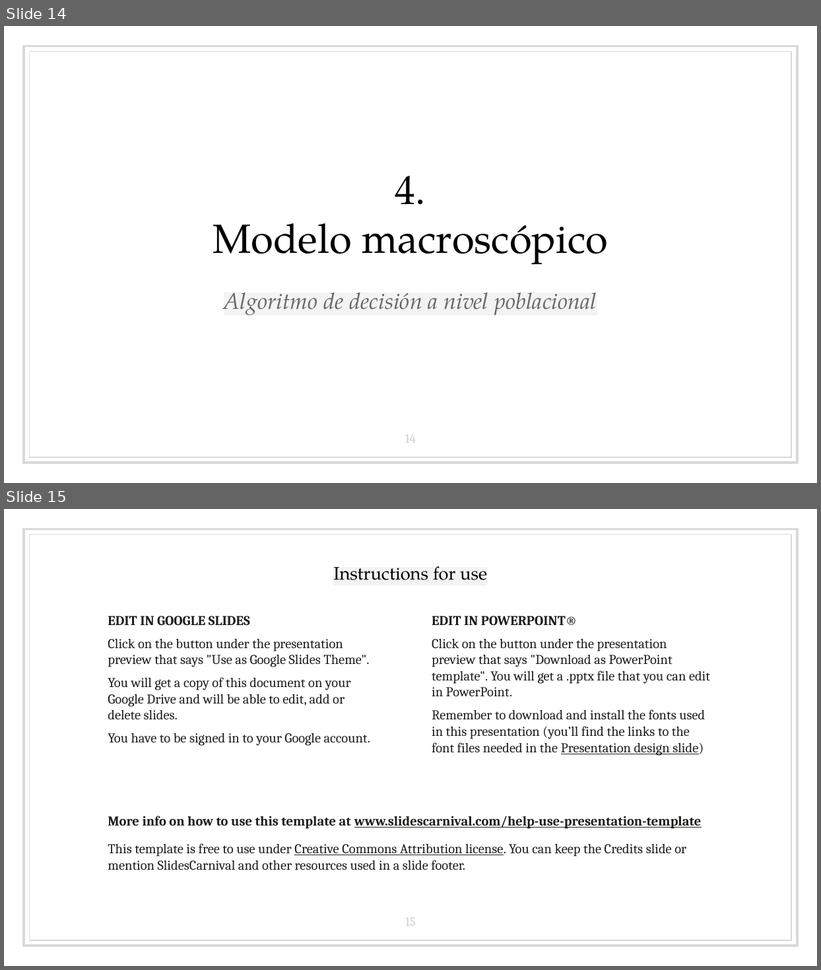
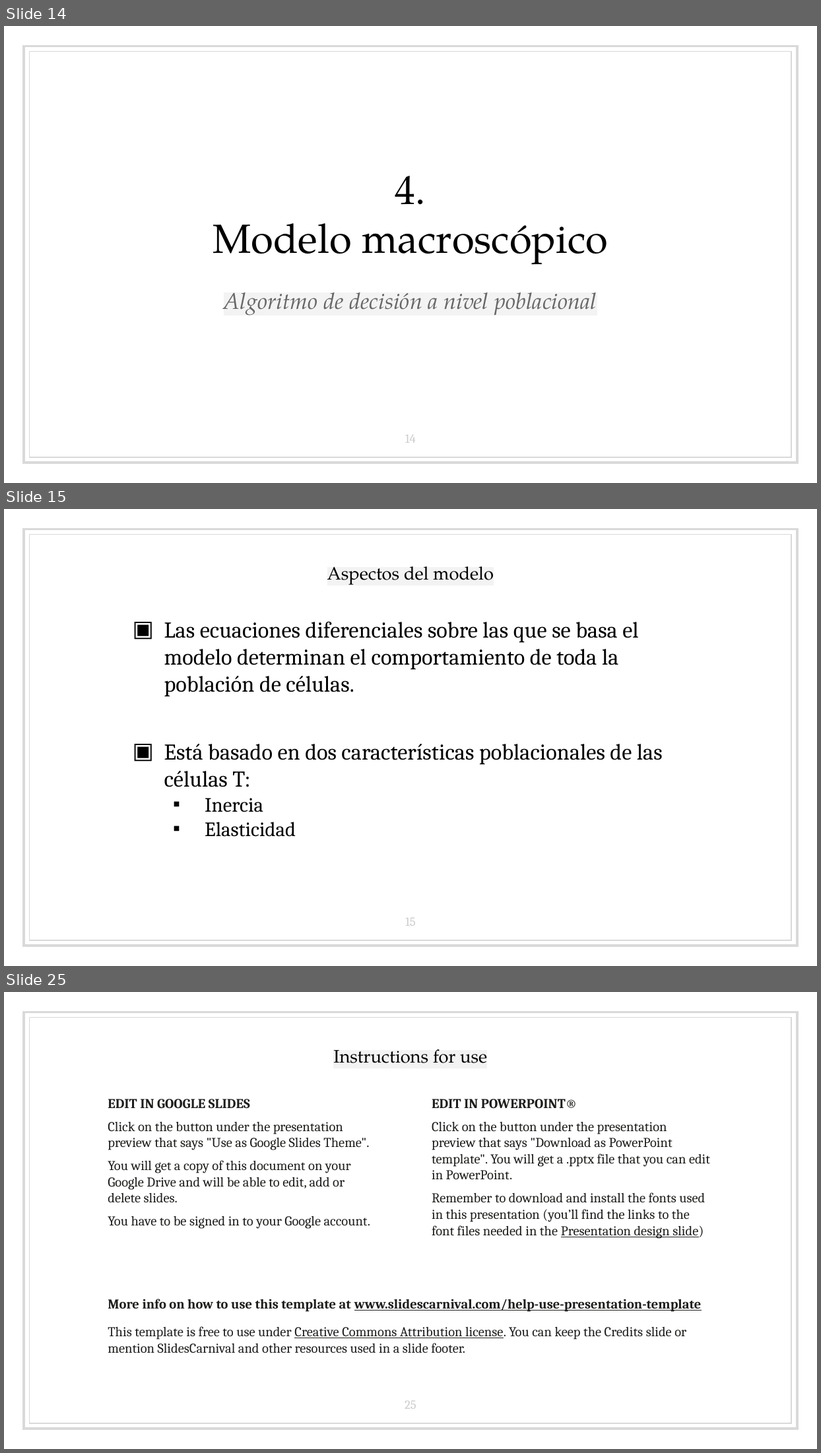
Before and after one commit to bserranoanton/TFG-mates, a slide deck: Defensa/transparenciasDefensa.pptx. Shown one above the other, each under a label of ours: slides 14 and 15 before the commit, slides 14, 15 and 25 after it; the slides between them are not shown. The pictures are 821x970 and 821x1453 pixels, drawn with LibreOffice and Linux fonts; fonts in the diff are those of the drawing. Boxes give left, top, right and bottom in pixels: in the first picture for what was removed or moved away, otherwise in the second. Text is boxed around its words. In the diff, an @@ line names an element or a change of style, - is before the commit and + after.

```diff
--- a/Defensa/transparenciasDefensa.pptx
+++ b/Defensa/transparenciasDefensa.pptx
@@ slide 15 added at (x1=4, y1=509, x2=817, y2=966), background #FFFFFF; not listed: 2 template elements that a slide beside it also shows @@
@@ title added at (x1=327, y1=566, x2=494, y2=585), 16 pt, text #000000 @@
+Aspectos del modelo
@@ text added at (x1=164, y1=621, x2=663, y2=837), 20 pt, text #000000 @@
+▣ Las ecuaciones diferenciales sobre las que se basa el modelo determinan el comportamiento de toda la población de células.
+▣ Está basado en dos características poblacionales de las células T:
+  ▪ Inercia
+  ▪ Elasticidad
@@ page number added at (x1=405, y1=918, x2=416, y2=926), 11 pt, text #CCCCCC @@
+15
@@ what was slide 15 is now slide 25 @@
@@ page number at (x1=405, y1=1401, x2=416, y2=1409): text changed @@
-15
+25
```
Also in this commit, not shown: 5 slides changed, 9 other slides added.
